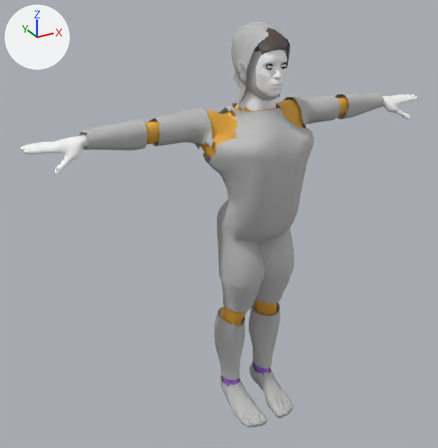
One commit to the glTF model client/assets/humanoid_m.glb: the scene before it, then after it.
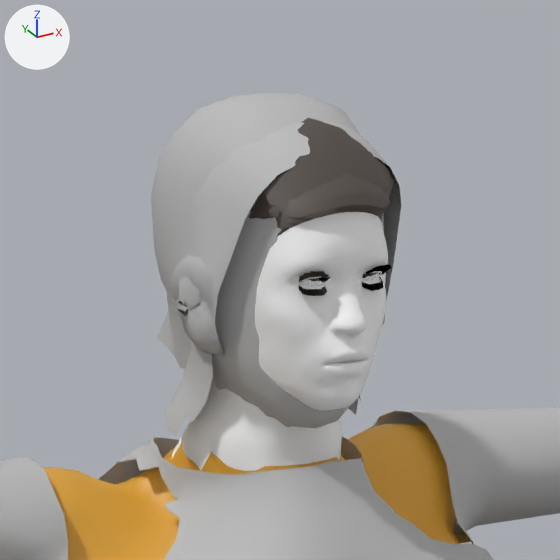
Each version appears first whole from a 50 mm lens placed at (-1.36, -2.14, 2.08), pointed at (-0.14, 0.07, 0.97), and next in a close-up on the part from 45% to 75% of the width and 0% to 29% of the height. Lighting does not change. The marker at upper left points along +X, +Y and +Z. The first two pictures are the older version. Vertices at exactly the same position are counted once.

The first close-up shows 'body', 'hair_crop', 'hair_swept', 'head', 'lashes', 'shell_chest', 'shell_coat', 'shell_helmet', 'shell_hood', 'shell_upperarms' and 1 more.
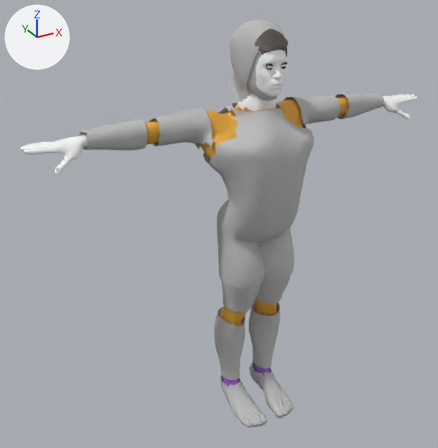
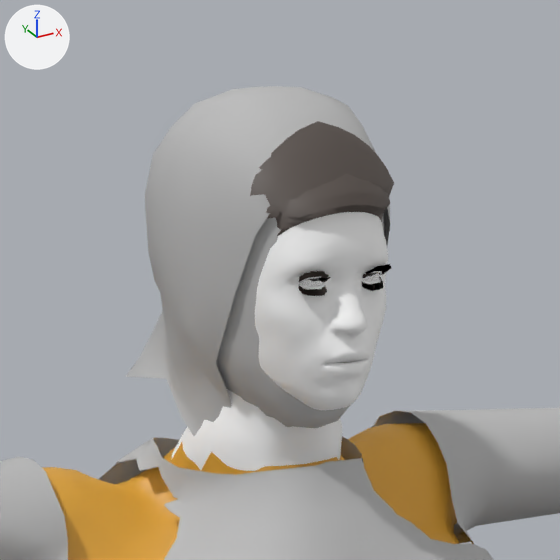
Where the change shows, as pixel boxes [x1, y1, x2, y2] in the close-ups (560 x 560 px):
'shell_hood', reshaped (12% wider, 11% taller)
    before: [166, 121, 401, 436]
    after: [126, 86, 390, 436]
'shell_helmet', unchanged, covered by the edit
    before: [151, 93, 384, 428]
    after: [216, 214, 384, 428]

The edits, one by one:
me_shell_hood is used by ob_shell_hood; location (0.0, 0.0, 0.0).
me_shell_hood had 562 vertices, 1043 faces and spanned x -0.113..0.113, y -0.119..0.094, z 1.532..1.828.
me_shell_hood now has 158 vertices, 285 faces and spans x -0.106..0.106, y -0.118..0.145, z 1.521..1.849.
me_shell_hood part 1: the loose piece of 526 vertices spanning x -0.113..0.113, y -0.119..0.094, z 1.532..1.828 is rebuilt with 158 vertices and now spans x -0.106..0.106, y -0.118..0.145, z 1.521..1.849.
Other edits to the shape of me_shell_hood do not show in these pictures.
